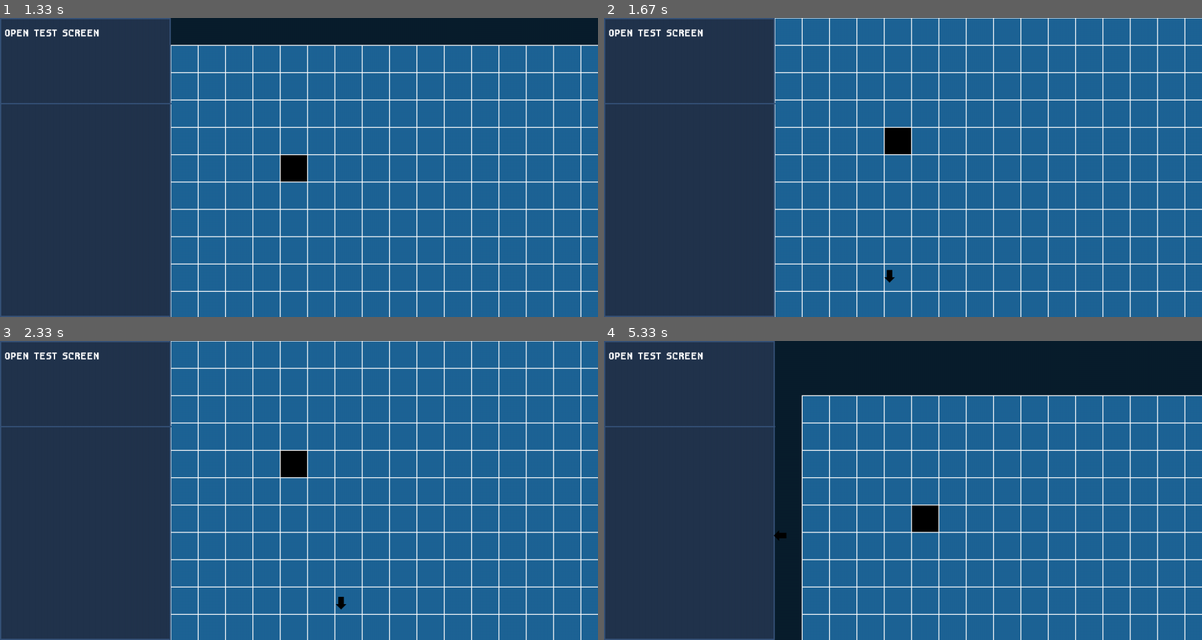
Above: before the commit, frames 1-4 (two rows, left to right).
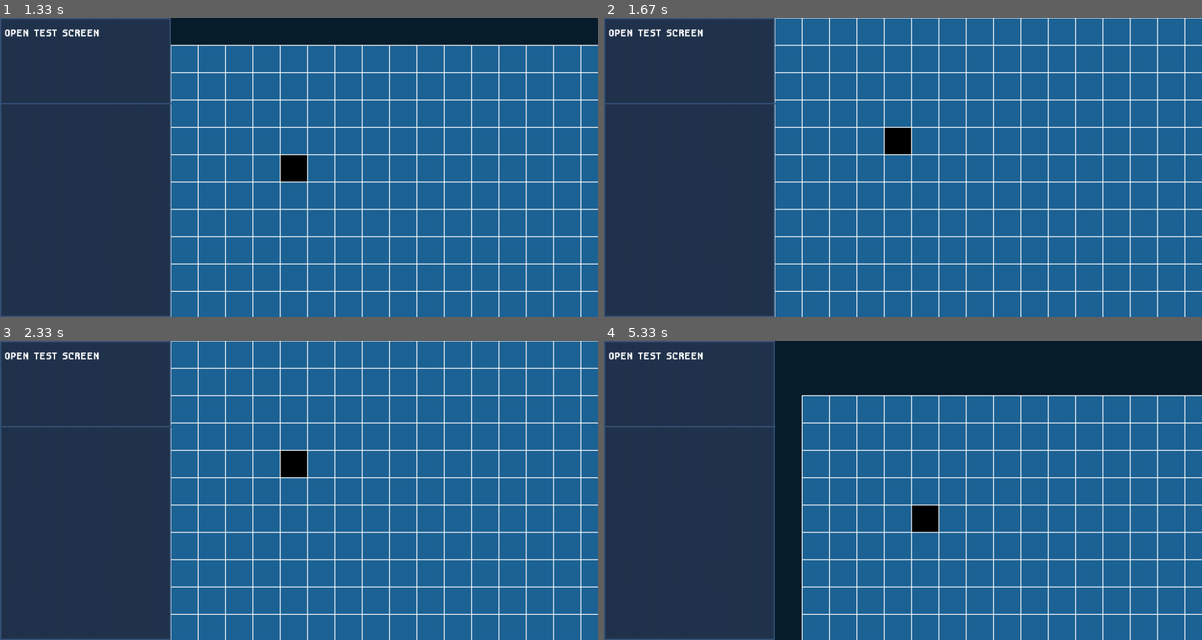
Above: after the commit, the same moments.

Repository: ImYourDope/PyGameLevelDesigner
Game: pygame game, started from main.py
The game is run twice, just before and just after one commit, with the same random seed, the same clock (stepped at 60 frames per second) and the same inputs.
Inputs (mouse positions are in pixels of both pictures, inside the frame that each line leads up to):
- Up to frame 1 (1.33 s): click "OPEN TEST SCREEN" at 0.38 s; press the mouse at (382, 38) at 0.7 s; move the mouse to (269, 74) at 0.8 s; release the mouse at (155, 107) at 0.93 s; tap Enter at 1 s
- Up to frame 2 (1.67 s): press the mouse at (986, 296) at 1.37 s; move the mouse to (938, 287) at 1.47 s; release the mouse at (891, 275) at 1.6 s
- Up to frame 3 (2.33 s): click (191, 394) at 1.72 s; press the mouse at (574, 490) at 2.03 s; move the mouse to (460, 547) at 2.13 s; release the mouse at (340, 604) at 2.27 s
- Up to frame 4 (5.33 s): press the mouse at (986, 361) at 2.37 s; move the mouse to (908, 403) at 2.47 s; release the mouse at (825, 442) at 2.6 s; press the mouse at (795, 490) at 2.7 s; move the mouse to (879, 469) at 2.8 s; release the mouse at (962, 448) at 2.93 s; press the mouse at (986, 361) at 3.03 s; move the mouse to (855, 427) at 3.13 s; release the mouse at (723, 493) at 3.27 s; press the mouse at (795, 490) at 3.37 s; move the mouse to (885, 502) at 3.47 s; release the mouse at (974, 517) at 3.6 s; press the mouse at (986, 619) at 3.7 s; move the mouse to (914, 598) at 3.8 s; release the mouse at (837, 580) at 3.93 s; press the mouse at (986, 361) at 4.03 s; move the mouse to (974, 424) at 4.13 s; release the mouse at (962, 484) at 4.27 s; press the mouse at (1178, 490) at 4.37 s; move the mouse to (944, 487) at 4.47 s; release the mouse at (711, 484) at 4.6 s; press the mouse at (1178, 490) at 4.7 s; move the mouse to (932, 442) at 4.8 s; release the mouse at (681, 391) at 4.93 s; press the mouse at (795, 490) at 5.03 s; move the mouse to (789, 511) at 5.13 s; release the mouse at (777, 535) at 5.27 s

Frame 1 is identical in both runs. In frame 2, less than 0.1% of the frame differs, in the area x 46-49%, y 84-89%; in frame 3, less than 0.1%; in frame 4, less than 0.1%.

Commit message:
Added DOM element event processing

Diff:
--- a/Interface/button.py
+++ b/Interface/button.py
@@ -1,9 +1,14 @@
+import pygame.mouse
+
 from settings import *
+from .dom_element import DOMElement
+from event_manager import dom_event_manager
 
 
-class Button:
+class Button(DOMElement):
     def __init__(self, screen, properties):
         self.screen = screen
+        self.id = properties['id']
 
         if 'x' not in properties:
             properties['x'] = 0
@@ -22,8 +27,6 @@
             if 'y' not in properties['hover']:
                 properties['hover']['y'] = properties['y']
 
-
-
         self.surface = main_font.render(properties['text'], False, main_font_color)
         self.pos = (properties['x'], properties['y'])
         self.rect = self.surface.get_rect(topleft=self.pos)
@@ -35,17 +38,11 @@
         # self.func = func
         #
 
-    def mouse_collision(self):
-        return self.rect.collidepoint(pygame.mouse.get_pos()) or self.shift_rect.collidepoint(pygame.mouse.get_pos())
+    def mouse_collision(self, cors):
+        return self.rect.collidepoint(cors) or self.shift_rect.collidepoint(cors)
 
     def draw(self):
-        if not self.mouse_collision():
+        if not dom_event_manager.ishovered(self.id):
             self.screen.blit(self.surface, (self.pos[0], self.pos[1]))
         else:
             self.screen.blit(self.surface, (self.shift_pos[0], self.shift_pos[1]))
-
-    def click(self, event):
-        if event.type == pygame.MOUSEBUTTONDOWN:
-            if pygame.mouse.get_pressed()[0]:
-                if self.mouse_collision():
-                    self.func()
--- /dev/null
+++ b/Interface/dom_element.py
@@ -0,0 +1,16 @@
+from abc import ABC, abstractmethod
+
+
+class DOMElement:
+    @abstractmethod
+    def mouse_collision(self, pos):
+        """True if mouse inside object, False elsewhere"""
+
+    def onclick(self, event):
+        """Processes click on self"""
+
+    def onhover(self, event):
+        """Processes mouse hovering on self"""
+
+    def oninput(self, event):
+        """Processes input"""
--- a/Interface/input.py
+++ b/Interface/input.py
@@ -1,16 +1,17 @@
 from settings import *
 
+from event_manager import dom_event_manager
 
 class Input:
-    def __init__(self, screen, rect, vocabulary):
+    def __init__(self, screen, properties, rect, vocabulary):
         self.screen = screen
+        self.id = properties[id]
         self.rect = pygame.Rect(rect)
         self.vocabulary = vocabulary
         self.input = ''
         self.text = None
         self.text_rect = None
         self.text_surface = pygame.Surface((1, 1))
-        self.selected = False
         self.font = pygame.font.Font(inputline_font, self.rect.height - 2 * inputline_border_thickness)
 
     def draw(self):
@@ -22,30 +23,22 @@
                                                       min(self.rect.height, self.text_surface.get_height())),
                          (self.rect.x + inputline_border_thickness, self.rect.y + inputline_border_thickness))
 
+
     def update_text_surface(self):
         self.text = self.font.render(self.input, False, inputline_font_color)
         self.text_rect = self.text.get_rect()
         self.text_surface = pygame.Surface((self.text_rect.width + 7, self.text_rect.height))
         self.text_surface.fill(inputline_background_color)
         self.text_surface.blit(self.text, (0, 0))
-        if self.selected:
+        if dom_event_manager.infocus(self.id):
             pygame.draw.line(self.text_surface, 'black', (self.text_rect.width + 4, 2),
                              (self.text_rect.width + 4, self.text_rect.height - 2), 3)
 
-    def process(self, event):
-        if event.type == pygame.MOUSEBUTTONDOWN:
-            if pygame.mouse.get_pressed()[0]:
-                if self.rect.collidepoint(pygame.mouse.get_pos()):
-                    self.selected = True
-                else:
-                    self.selected = False
-
-        if self.selected:
-            if event.type == pygame.KEYDOWN:
-                if event.key == pygame.K_BACKSPACE:
-                    self.input = self.input[:-1]
-                elif event.unicode in self.vocabulary:
-                    self.input += event.unicode
+    def oninput(self, event):
+        if event.key == pygame.K_BACKSPACE:
+            self.input = self.input[:-1]
+        elif event.unicode in self.vocabulary:
+            self.input += event.unicode
 
     def inputline_end(self, output):
         output = self.input
--- a/XML_parser.py
+++ b/XML_parser.py
@@ -1,4 +1,5 @@
 import xml.etree.ElementTree as ET
+from random import randint
 
 from Interface import *
 
@@ -21,7 +22,8 @@
                 hover = elem.find('Hover')
                 if hover is not None:
                     elem.attrib['hover'] = XMLParser.convert_props(hover.attrib)
-
+                if 'id' not in elem.attrib:
+                    elem.attrib['id'] = str(randint(0, 10000000000))
                 dom.append(Button(surface, XMLParser.convert_props(elem.attrib)))
             elif elem.tag == 'Input':
                 dom.append(Input(surface, elem.attrib))
--- a/event_manager.py
+++ b/event_manager.py
@@ -1,40 +1,121 @@
+import pygame
+
+
 class Singleton:
     instance = None
 
     def __new__(cls):
         if cls.instance is None:
             cls.instance = super(Singleton, cls).__new__(cls)
+            cls.instance.__dict__['dom_elements'] = {}
             cls.instance.__dict__['data'] = {}
         return cls.instance
 
 
+class DOMEventManager(Singleton):
+    def init_dom(self, dom):
+        for elem in dom:
+            self.__init_attr(elem.id)
+            self.dom_elements[elem.id]['elem'] = elem
+            self.dom_elements[elem.id]['props'] = {
+                'hover': False,
+                'focus': False
+            }
+
+    def __init_attr(self, id):
+        self.dom_elements[id] = {}
+        self.dom_elements[id]['props'] = {}
+        self.dom_elements[id]['click'] = []
+        self.dom_elements[id]['hover'] = []
+        self.dom_elements[id]['input'] = []
+        self.dom_elements[id]['change'] = []
+
+    # def __getattr__(self, id):
+    #     if id not in self.dom_elements:
+    #         return None
+    #     return self.dom_elements[id]['elem']
+
+    def on(self, action, id, callback):
+        if id not in self.dom_elements:
+            self.__init_attr(id)
+        self.dom_elements[id][action].append(callback)
+
+    def onclick(self, id, callback):
+        self.on('click', id, callback)
+
+    def onhover(self, id, callback):
+        self.on('hover', id, callback)
+
+    def onchange(self, id, callback):
+        self.on('change', id, callback)
+
+    def infocus(self, id):
+        return self.data['object_in_focus'] == id
+
+    def ishovered(self, id):
+        return self.dom_elements[id]['props']['hover']
+
+    def _callback(self, id, event_name, event):
+        for callback in self.dom_elements[id][event_name]:
+            callback(event)
+
+    def elem_collision(self, id, cors):
+        return self.dom_elements[id]['elem'].mouse_collision(cors)
+
+
+    def process_event(self, event):
+        if event.type == pygame.KEYDOWN:
+            self.dom_elements[self.data['object_in_focus']]['elem'].oninput(event)
+        elif event.type == pygame.MOUSEBUTTONDOWN:
+            for id in self.dom_elements.keys():
+                if self.elem_collision(id, pygame.mouse.get_pos()):
+                    self.data['object_in_focus'] = id
+
+                    self.dom_elements[id]['elem'].onclick(event)
+                    self._callback(id, 'click', event)
+        elif event.type == pygame.MOUSEMOTION:
+            for id in self.dom_elements.keys():
+                if self.elem_collision(id, pygame.mouse.get_pos()):
+                    self.dom_elements[id]['props']['hover'] = True
+
+                    self.dom_elements[id]['elem'].onhover(event)
+                    self._callback(id, 'hover', event)
+                else:
+                    self.dom_elements[id]['props']['hover'] = False
+
+
+
+
+
+
 class EventManager(Singleton):
     def __init_attr(self, key):
-        self.data[key] = {}
-        self.data[key]['callbacks'] = []
+        self.dom_elements[key] = {}
+        self.dom_elements[key]['callbacks'] = []
 
     def __getattr__(self, key):
-        if key not in self.data:
+        if key not in self.dom_elements:
             return None
-        return self.data[key]['value']
+        return self.dom_elements[key]['value']
 
     def __setattr__(self, key, value):
-        if key not in self.data:
+        if key not in self.dom_elements:
             self.__init_attr(key)
 
-        self.data[key]['value'] = value
+        self.dom_elements[key]['value'] = value
 
-        for callback in self.data[key]['callbacks']:
+        for callback in self.dom_elements[key]['callbacks']:
             callback(value)
 
     def onchange(self, key, callback):
-        if key not in self.data:
+        if key not in self.dom_elements:
             self.__init_attr(key)
 
-        self.data[key]['callbacks'].append(callback)
+        self.dom_elements[key]['callbacks'].append(callback)
 
     def remove_callbacks(self, key):
-        self.data[key]['callbacks'] = []
+        self.dom_elements[key]['callbacks'] = []
 
 
 event_manager = EventManager()
+dom_event_manager = DOMEventManager()
--- a/interface.xml
+++ b/interface.xml
@@ -4,6 +4,7 @@
     height="700">
 
     <Button
+        id="open-test-screen"
         x="10"
         y="20"
         text="OPEN TEST SCREEN">
@@ -12,4 +13,9 @@
             x="20"
             y="20"/>
     </Button>
+<!--    <Input-->
+<!--        id="input"-->
+<!--        x="10"-->
+<!--        y="100"-->
+<!--        text="HELLO"/>-->
 </Layout>
--- a/main.py
+++ b/main.py
@@ -1,4 +1,7 @@
 from sys import exit
+
+import pygame
+
 from userinterface import *
 from canvas import *
 from grid import *
@@ -6,23 +9,23 @@
 from inputlines import *
 from popupscreens import *
 
-from event_manager import event_manager
+from event_manager import event_manager, dom_event_manager
 from XML_parser import XMLParser
 
 event_manager.test_popup_screen = "hello"
 
 pygame.init()
 
-
 xml = XMLParser('interface.xml')
 info = xml.read_metadata()
-
 
 screen = pygame.display.set_mode((info['width'], info['height']))
 pygame.display.set_caption('PyGame Level Designer')
 clock = pygame.time.Clock()
 
 dom = xml.read_dom(screen)
+
+dom_event_manager.init_dom(dom)
 
 # CREATE SECTION
 # create_popup_screen_buttons(screen)
@@ -32,7 +35,6 @@
 # create_main_screen_inputlines(screen)
 create_scrolling_cursors()
 
-
 while True:
 
     # DRAW SECTION
@@ -41,25 +43,26 @@
     if event_manager.grid_on:
         draw_grid(screen)
     draw_ui(screen)
-    for b in main_screen_buttons:
-        b.draw()
-    for i in main_screen_inputlines:
-        i.draw()
+    # for b in main_screen_buttons:
+    #     b.draw()
+    # for i in main_screen_inputlines:
+    #     i.draw()
     for elem in dom:
         elem.draw()
-    if event_manager.popup_screen_on:
-        event_manager.popup_screen.draw()
-    if event_manager.main_screen_on:
-        draw_scrolling_cursor(screen)
+
+    # if event_manager.popup_screen_on:
+    #     event_manager.popup_screen.draw()
+    # if event_manager.main_screen_on:
+    #     draw_scrolling_cursor(screen)
 
     # EVENT SECTION
     for event in pygame.event.get():
         if event_manager.main_screen_on:
             scroll_canvas(event)
-        # for b in event_manager.active_buttons:
-        #     b.click(event)
-        # for i in event_manager.active_inputlines:
-        #     i.process(event)
+
+        if event.type in (pygame.KEYDOWN, pygame.MOUSEBUTTONDOWN, pygame.MOUSEMOTION):
+            dom_event_manager.process_event(event)
+
         if event.type == pygame.QUIT:
             pygame.quit()
             exit()
